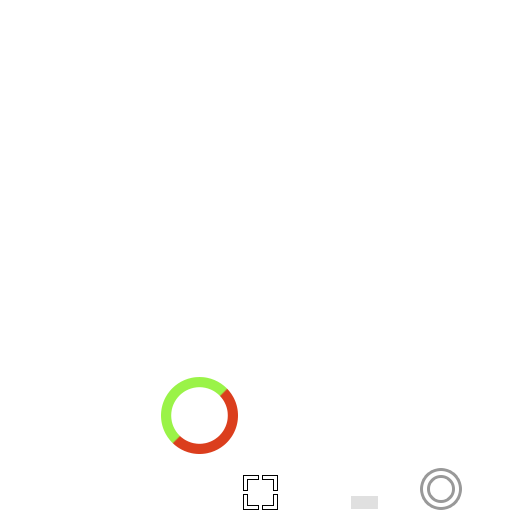
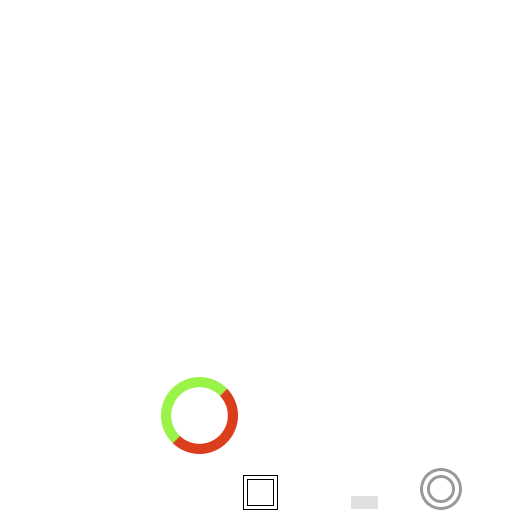
Layer changes from the first 512 × 512 image to the second:
painted on "Selection Rect" over box(243, 475, 278, 510)
